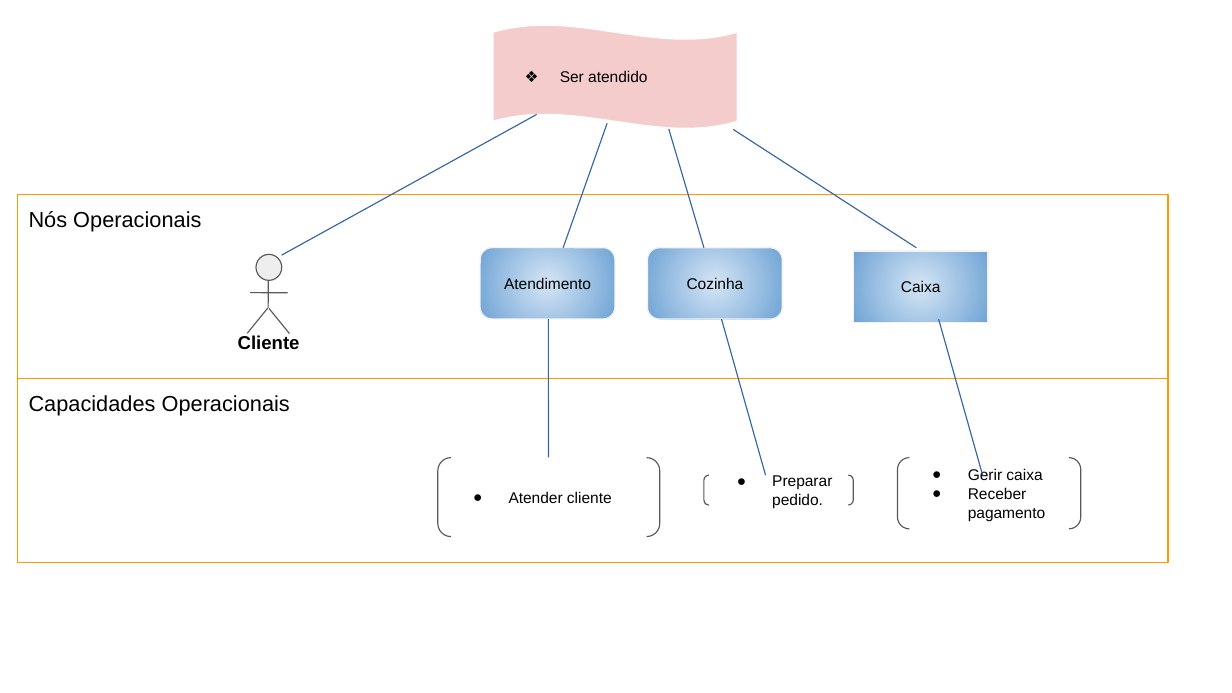
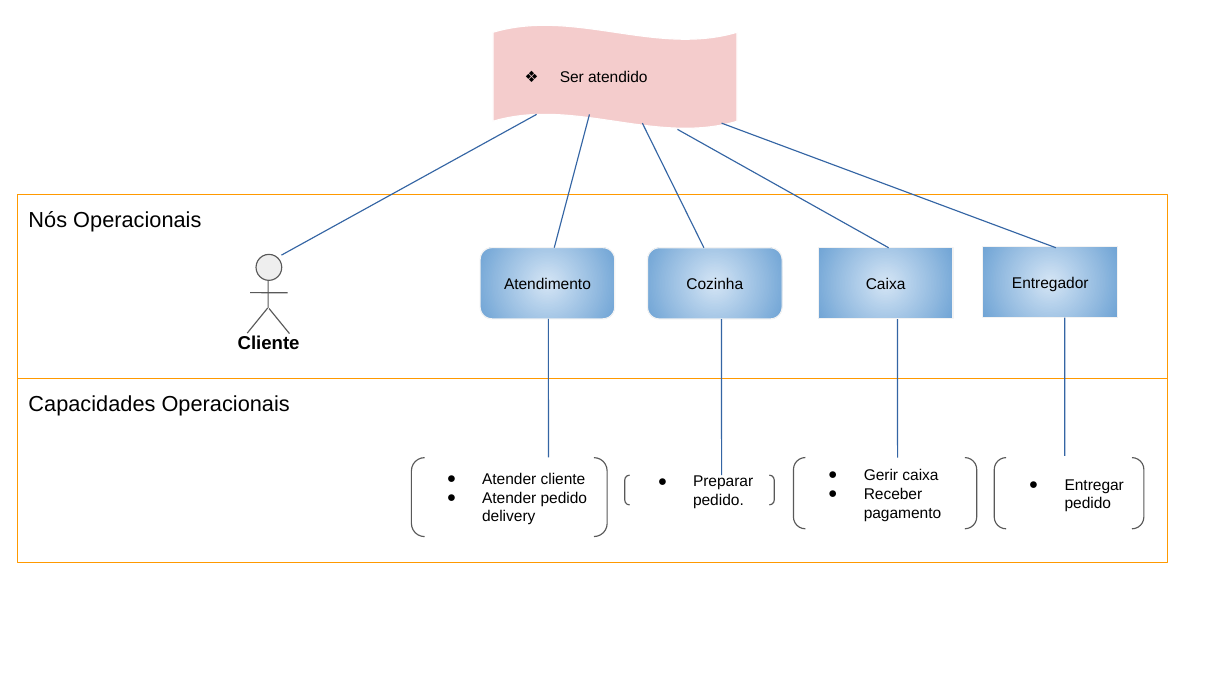
Before and after one commit to Darienzo08/ope_ads, a slide deck: slide 2 of docs/ARTEFATOS(15-23)/Arquitetura_Negócio/15) Arquitetura de Negócio para cada Cenário.pptx. Drawn at 1232x693 pixels with LibreOffice and Linux fonts; fonts in the diff are those of the drawing. Boxes give left, top, right and bottom in pixels: in the first picture for what was removed or moved away, otherwise in the second. Text is boxed around its words. In the diff, an @@ line names an element or a change of style, - is before the commit and + after.

Commit message:
entregaDePedidos

```diff
--- a/docs/ARTEFATOS(15-23)/Arquitetura_Negócio/15) Arquitetura de Negócio para cada Cenário.pptx
+++ b/docs/ARTEFATOS(15-23)/Arquitetura_Negócio/15) Arquitetura de Negócio para cada Cenário.pptx
@@ wave "Ser atendido" at [493, 25, 737, 129]: outline #FFFFFF 0.75 pt to #FFFFFF 0.74 pt @@
@@ freeform shape added at [555, 114, 589, 247], outline #3465A4 0.74 pt @@
@@ line removed from (607, 123) to (563, 248) @@
@@ freeform shape added at [643, 123, 704, 247], outline #3465A4 0.74 pt @@
@@ line removed from (669, 129) to (704, 248) @@
@@ freeform shape added at [677, 130, 889, 248], outline #3465A4 0.74 pt @@
@@ freeform shape added at [722, 123, 1056, 247], outline #3465A4 0.74 pt @@
@@ line removed from (733, 130) to (917, 248) @@
@@ rectangle "Nós Operacionais" at [18, 195, 1168, 378]: outline #FF9900 0.75 pt to #FF9900 0.74 pt @@
@@ outline #F3F3F3 0.75 pt to #F3F3F3 0.74 pt in 3 elements at [481, 248, 615, 320], [647, 248, 781, 320], [818, 248, 953, 320] @@
@@ rounded rectangle "Caixa": place and size @@
-rounded rectangle "Caixa" at [854, 252, 989, 323]
+rounded rectangle "Caixa" at [818, 248, 953, 320]
@@ rounded rectangle added at [984, 247, 1118, 319], fill gradient #D4E5F5 to #70A4D5, outline #F3F3F3 0.74 pt, 10 pt, text #000000 @@
+Entregador
@@ freeform shape at [268, 281, 268, 307]: outline #595959 0.75 pt to #595959 0.74 pt @@
@@ line removed from (722, 320) to (766, 475) @@
@@ freeform shape added at [722, 320, 722, 476], outline #3465A4 0.74 pt @@
@@ freeform shape added at [898, 320, 898, 458], outline #3465A4 0.74 pt @@
@@ line removed from (939, 320) to (983, 475) @@
@@ freeform shape added at [1065, 318, 1065, 456], outline #3465A4 0.74 pt @@
@@ rectangle "Capacidades Operacionais" at [18, 379, 1168, 562]: outline #FF9900 0.75 pt to #FF9900 0.74 pt @@
@@ outline #595959 0.75 pt to #595959 0.74 pt; proportions changed in 3 elements at [625, 475, 775, 505], [794, 458, 977, 530], [411, 458, 607, 538] @@
@@ bracket pair "Atender cliente": place and size @@
-bracket pair "Atender cliente" at [438, 458, 661, 538]
+bracket pair "Atender cliente" at [411, 458, 607, 538]
@@ bracket pair "Preparar pedido.": place and size @@
-bracket pair "Preparar pedido." at [704, 475, 854, 505]
+bracket pair "Preparar pedido." at [625, 475, 775, 505]
@@ bracket pair "Gerir caixa": place and size @@
-bracket pair "Gerir caixa" at [898, 458, 1081, 530]
+bracket pair "Gerir caixa" at [794, 458, 977, 530]
@@ bracket pair added at [995, 458, 1145, 530], outline #595959 0.74 pt, 10 pt, text #000000 @@
+● Entregar pedido
@@ text in bracket pair at [482, 491, 587, 525]: paragraph added @@
+● Atender pedido delivery
```
Also in this commit, not shown: 3 other slides changed, 18 other files.
